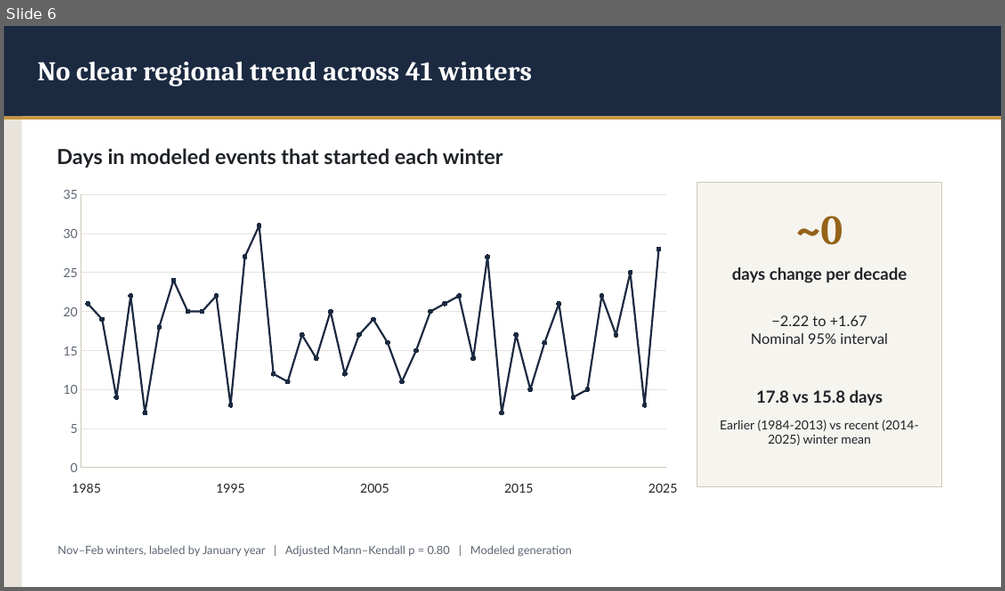
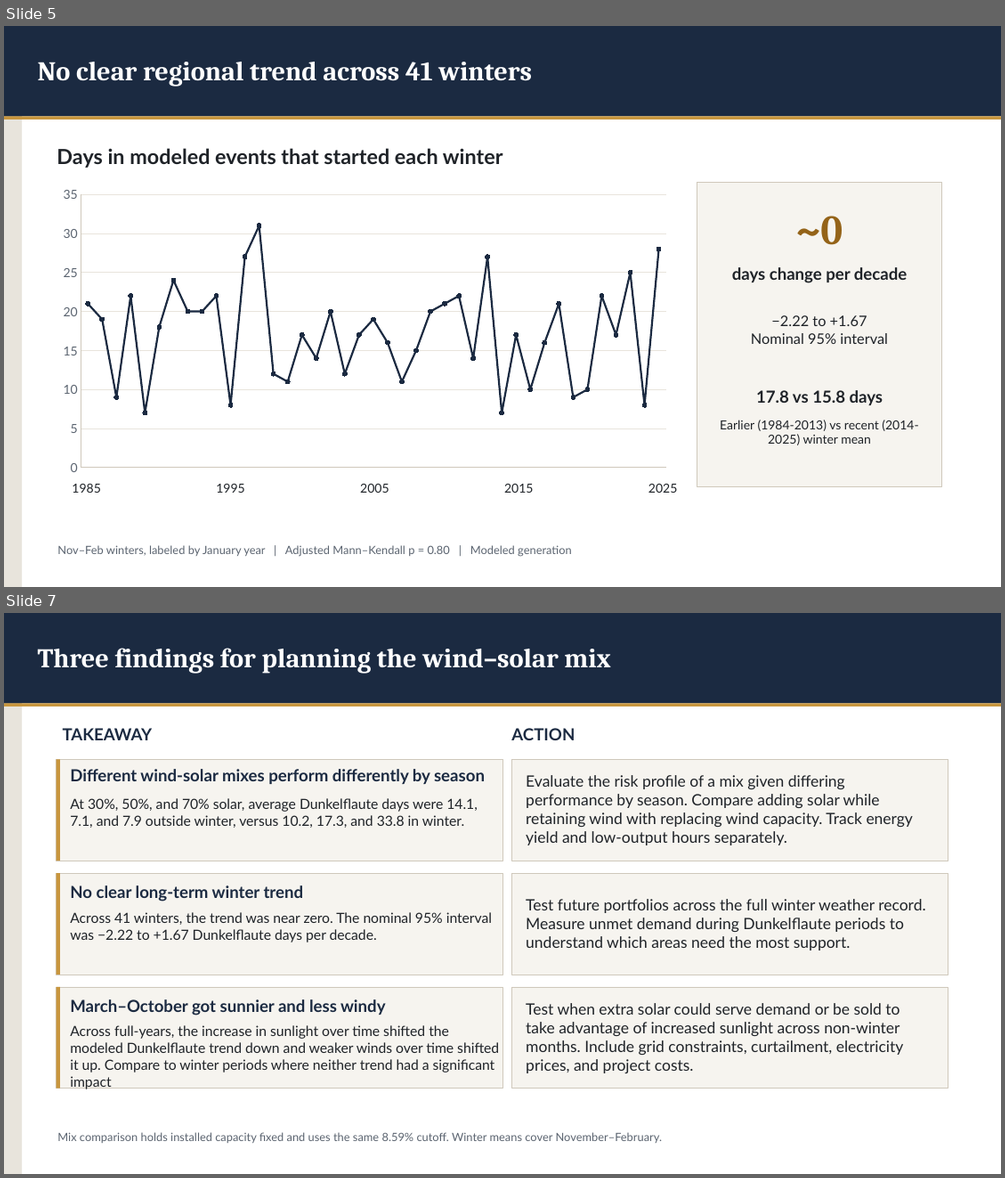
Before and after one commit to asakti47/dunkelflaute-explorer, a slide deck: Dunkelflaute Presentation.pptx. Shown one above the other, each under a label of ours: slide 6 before the commit, slides 5 and 7 after it; the slides between them are not shown. The pictures are 1005x591 and 1005x1178 pixels, drawn with LibreOffice and Linux fonts; fonts in the diff are those of the drawing. Boxes give left, top, right and bottom in pixels: in the first picture for what was removed or moved away, otherwise in the second. Text is boxed around its words. In the diff, an @@ line names an element or a change of style, - is before the commit and + after.

```diff
--- a/Dunkelflaute Presentation.pptx
+++ b/Dunkelflaute Presentation.pptx
@@ slide 7 added at (4,613,1001,1174), background #FFFFFF @@
@@ rectangle added at (4,613,22,1174), fill #E8E4DC @@
@@ rectangle added at (4,613,1001,704), fill #1B2A41 @@
@@ rectangle added at (4,613,22,704), fill #1B2A41 @@
@@ text added at (38,648,610,673), 26 pt, text #FFFFFF, bold @@
+Three findings for planning the wind–solar mix
@@ rectangle added at (4,704,1001,706), fill #C8963E @@
@@ text added at (63,728,153,740), 16 pt, text #1B2A41, bold @@
+TAKEAWAY
@@ text added at (511,728,574,740), 16 pt, text #1B2A41, bold @@
+ACTION
@@ rectangle added at (57,760,503,860), fill #F6F4EF, outline #CFC8BB 0.75 pt @@
@@ rectangle added at (57,760,60,860), fill #C8963E @@
@@ text added at (70,769,485,784), 16 pt, text #1B2A41, bold @@
+Different wind-solar mixes perform differently by season
@@ rectangle added at (512,760,947,860), fill #F6F4EF, outline #CFC8BB 0.75 pt @@
@@ text added at (70,798,477,827), 13.5 pt, text #1F2328 @@
+At 30%, 50%, and 70% solar, average Dunkelflaute days were 14.1, 7.1, and 7.9 outside winter, versus 10.2, 17.3, and 33.8 in winter.
@@ text added at (526,775,913,845), 15 pt, text #1F2328 @@
+Evaluate the risk profile of a mix given differing performance by season. Compare adding solar while retaining wind with replacing wind capacity. Track energy yield and low-output hours separately.
@@ rectangle added at (57,873,503,974), fill #F6F4EF, outline #CFC8BB 0.75 pt @@
@@ rectangle added at (57,873,60,974), fill #C8963E @@
@@ rectangle added at (512,873,947,974), fill #F6F4EF, outline #CFC8BB 0.75 pt @@
@@ text added at (70,885,304,901), 16 pt, text #1B2A41, bold @@
+No clear long-term winter trend
@@ text added at (526,899,925,950), 15 pt, text #1F2328 @@
+Test future portfolios across the full winter weather record. Measure unmet demand during Dunkelflaute periods to understand which areas need the most support.
@@ text added at (70,912,492,942), 13.5 pt, text #1F2328 @@
+Across 41 winters, the trend was near zero. The nominal 95% interval was −2.22 to +1.67 Dunkelflaute days per decade.
@@ rectangle added at (57,987,503,1088), fill #F6F4EF, outline #CFC8BB 0.75 pt @@
@@ rectangle added at (57,987,60,1088), fill #C8963E @@
@@ text added at (70,999,385,1015), 16 pt, text #1B2A41, bold @@
+March–October got sunnier and less windy
@@ rectangle added at (512,987,947,1088), fill #F6F4EF, outline #CFC8BB 0.75 pt @@
@@ text added at (526,1003,904,1073), 15 pt, text #1F2328 @@
+Test when extra solar could serve demand or be sold to take advantage of increased sunlight across non-winter months. Include grid constraints, curtailment, electricity prices, and project costs.
@@ text added at (70,1025,499,1089), 13.5 pt, text #1F2328 @@
+Across full-years, the increase in sunlight over time shifted the modeled Dunkelflaute trend down and weaker winds over time shifted it up. Compare to winter periods where neither trend had a significant impact
@@ text added at (57,1132,663,1143), 11 pt, text #5B6470 @@
+Mix comparison holds installed capacity fixed and uses the same 8.59% cutoff. Winter means cover November–February.
@@ what was slide 6 is now slide 5 @@
```
Also in this commit, not shown: 4 slides changed, 3 slides removed.
